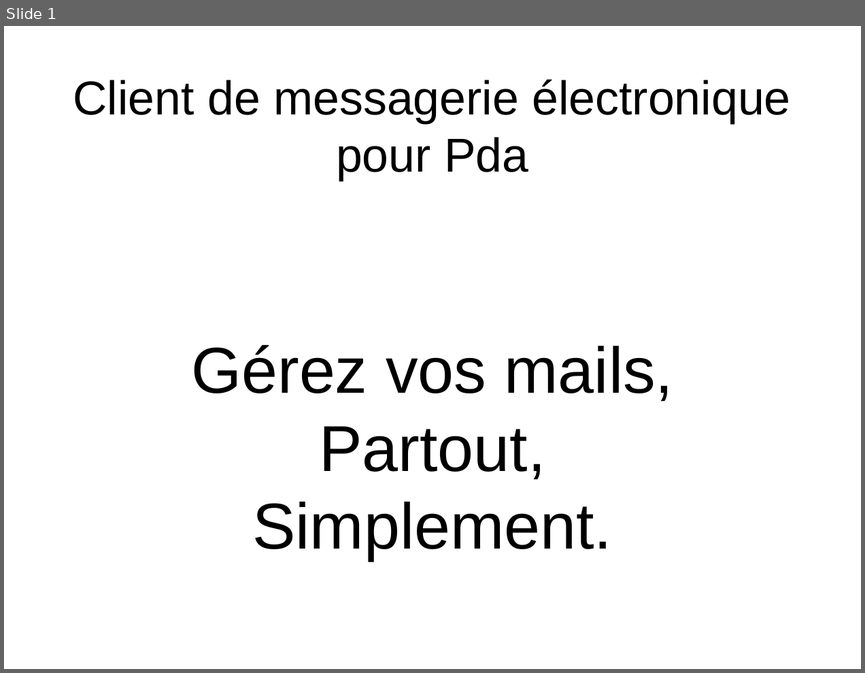
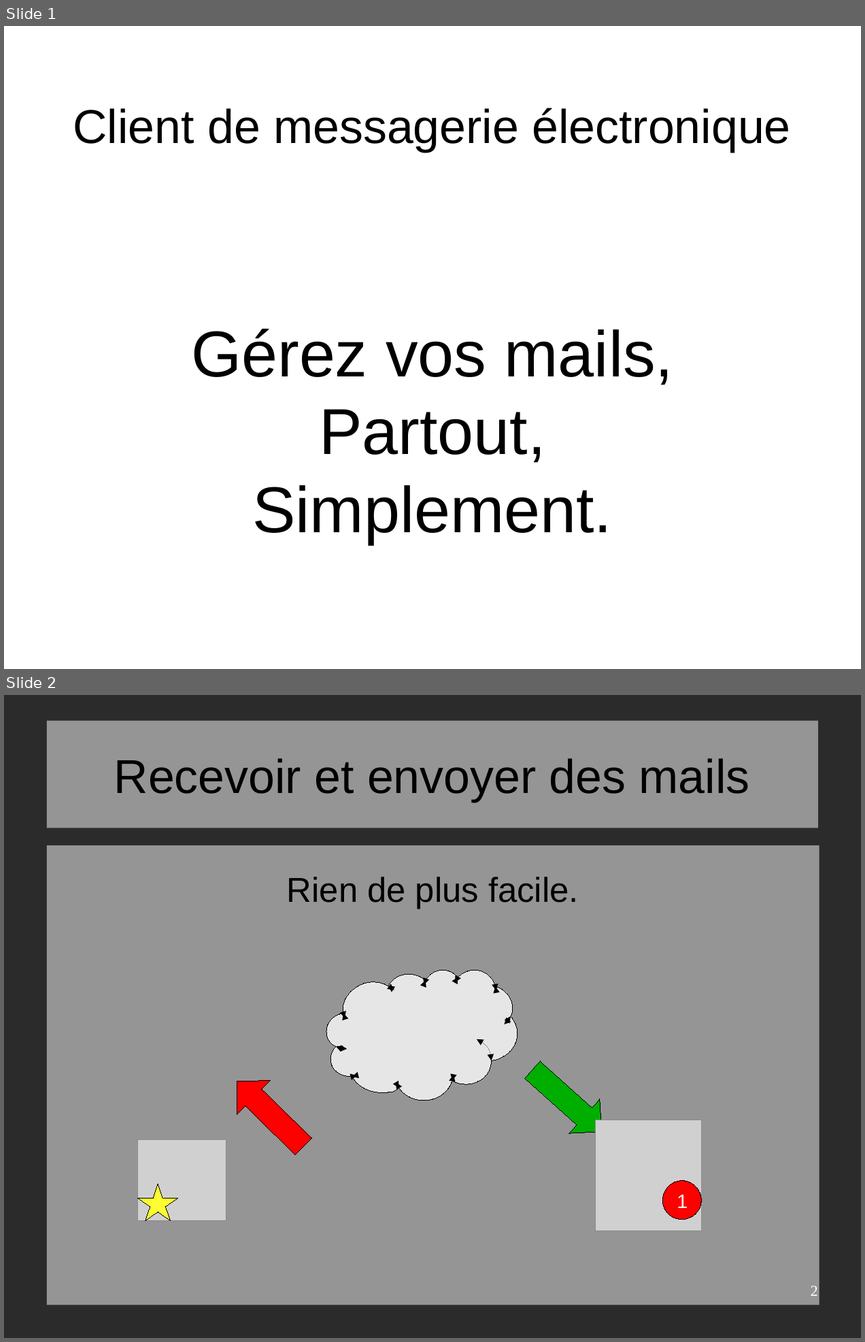
Before and after one commit to alan-mushi/Pda-Client-Mail, a slide deck: Spec/Presentation_application.odp. Shown one above the other, each under a label of ours: slide 1 before the commit, slides 1 and 2 after it. The pictures are 865x673 and 865x1342 pixels, drawn with LibreOffice and Linux fonts; fonts in the diff are those of the drawing; grey boxes stand for pictures; background and template pictures are left out; a plain dark background stands for a picture behind light text. Boxes give left, top, right and bottom in pixels: in the first picture for what was removed or moved away, otherwise in the second. Text is boxed around its words. In the diff, an @@ line names an element or a change of style, - is before the commit and + after.

Commit message:
Avancée Presentation client de la messagerie

```diff
--- a/Spec/Presentation_application.odp
+++ b/Spec/Presentation_application.odp
@@ slide 2 added at (4,695,861,1338), background picture (left out) @@
@@ title added at (47,721,818,828), fill #FFFFFF at 50% opacity, 44 pt, text #000000 @@
+Recevoir et envoyer des mails
@@ subtitle added at (47,845,819,1304), fill #FFFFFF at 50% opacity, 32 pt, text #000000 @@
+Rien de plus facile.
@@ freeform shape added at (327,970,518,1101), fill #E6E6E6, outline #000000 0 pt @@
@@ up arrow added at (517,1053,617,1149), fill #00AE00, outline #000000 0 pt @@
@@ up arrow added at (220,1064,320,1163), fill #FF0000, outline #000000 0 pt @@
@@ picture added at (595,1119,702,1230) @@
@@ picture added at (138,1140,226,1221) @@
@@ star added at (138,1184,178,1221), fill #FFFF00 at 80% opacity, outline #000000 0 pt @@
@@ ellipse added at (662,1180,702,1219), fill #FF0000, outline #000000 0 pt @@
@@ text added at (677,1194,687,1208), 18 pt, text #FFFFFF @@
+1
@@ page number added at (810,1285,818,1295), 14 pt, text #FFFFFF @@
+2
@@ slide 1 changed as well @@
@@ title at (73,108,790,152): text changed @@
-Client de messagerie électronique
-pour Pda
+Client de messagerie électronique
@@ subtitle "Gérez vos mails,": place and size @@
-subtitle "Gérez vos mails," at (191,345,674,560)
+subtitle "Gérez vos mails," at (191,329,674,543)
```
Also in this commit, not shown: 1 other slide changed, 5 other slides added, 1 slide removed.
